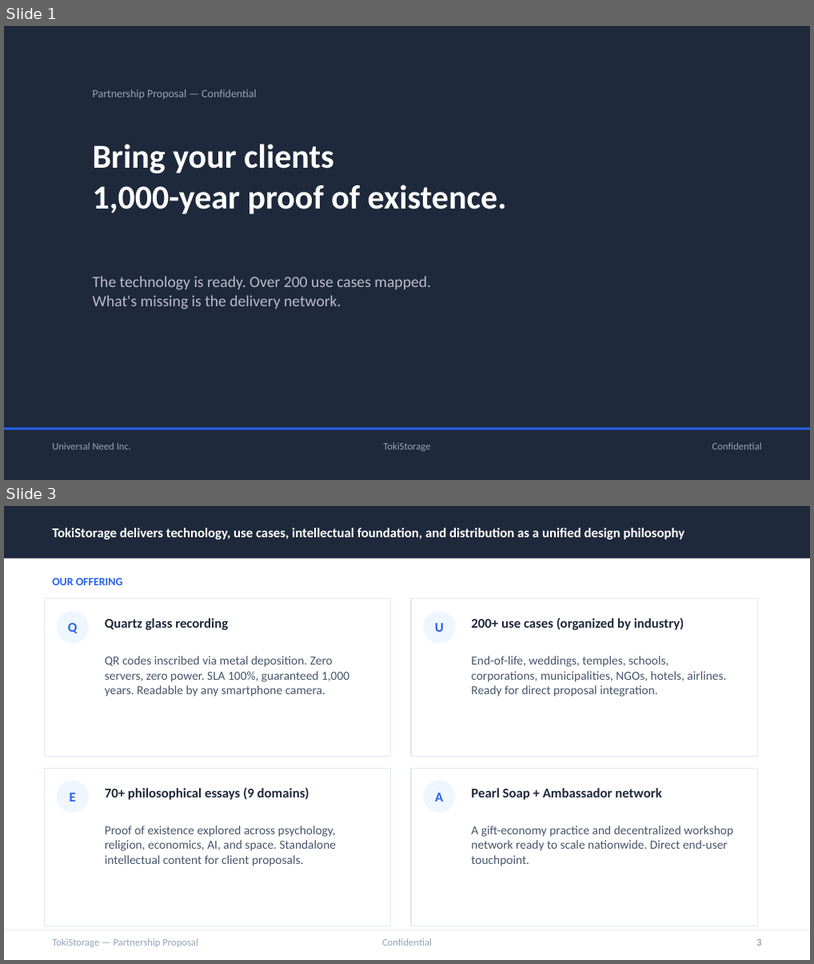
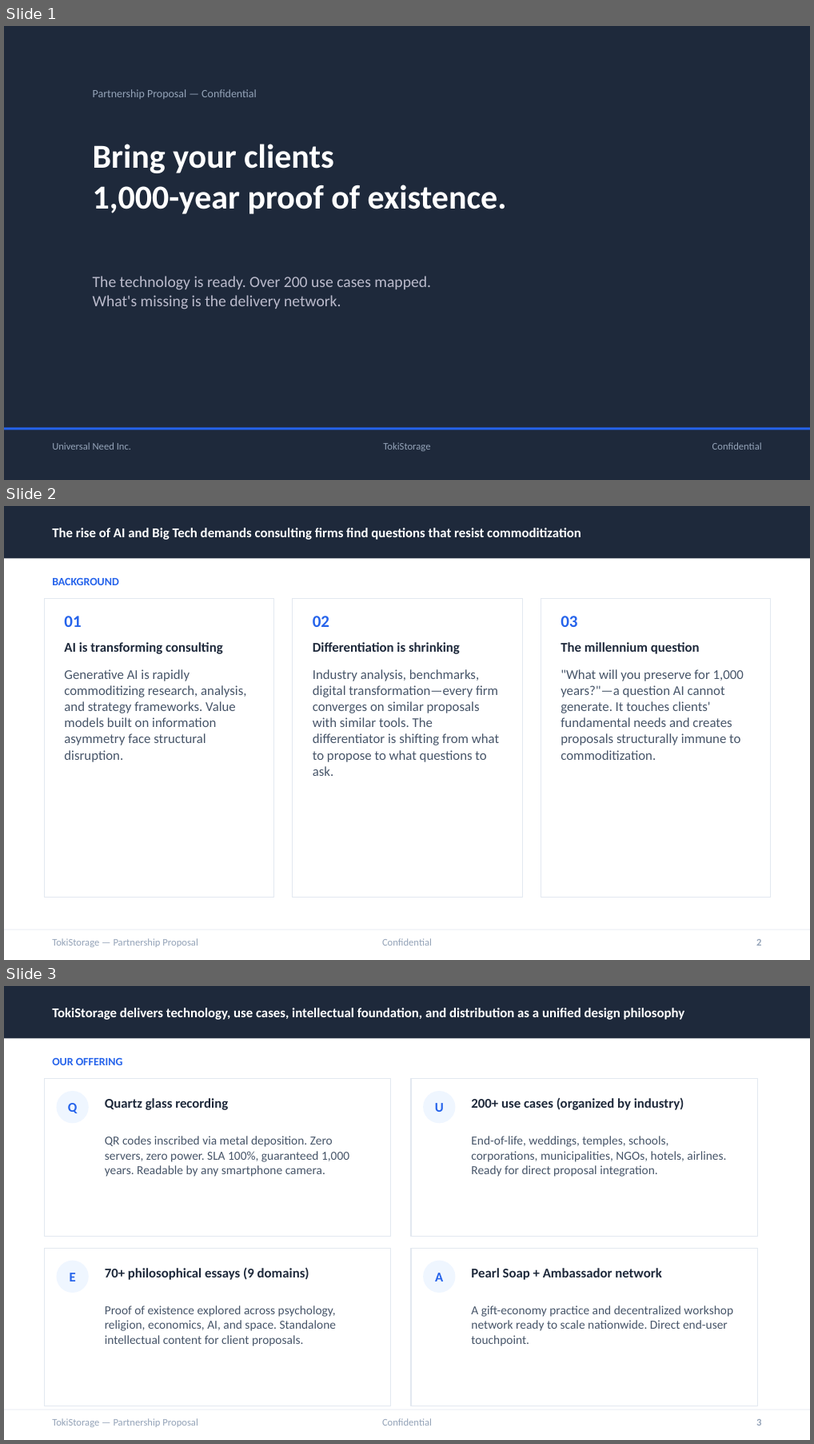
Before and after one commit to timeless-residents/pearlmemorial, a slide deck: toki/tokistorage-partnership-deck-en.pptx. Shown one above the other, each under a label of ours: slides 1 and 3 before the commit, slides 1, 2 and 3 after it; the slides between them are not shown. The pictures are 814x964 and 814x1444 pixels, drawn with LibreOffice and Linux fonts; fonts in the diff are those of the drawing. Boxes give left, top, right and bottom in pixels: in the first picture for what was removed or moved away, otherwise in the second. Text is boxed around its words. In the diff, an @@ line names an element or a change of style, - is before the commit and + after.

```diff
--- a/toki/tokistorage-partnership-deck-en.pptx
+++ b/toki/tokistorage-partnership-deck-en.pptx
@@ slide 2 added at box(4, 506, 810, 960), background #FFFFFF @@
@@ rectangle added at box(4, 506, 810, 559), fill #1E293B @@
@@ text added at box(52, 528, 582, 540), 12 pt, text #FFFFFF, bold @@
+The rise of AI and Big Tech demands consulting firms find questions that resist commoditization
@@ rectangle added at box(44, 599, 274, 897), fill #FFFFFF, outline #E2E8F0 0.75 pt @@
@@ text added at box(52, 578, 119, 585), 10 pt, text #2563EB, bold @@
+BACKGROUND
@@ rectangle added at box(293, 599, 522, 897), fill #FFFFFF, outline #E2E8F0 0.75 pt @@
@@ rectangle added at box(541, 599, 771, 897), fill #FFFFFF, outline #E2E8F0 0.75 pt @@
@@ text added at box(64, 616, 81, 627), 15 pt, text #2563EB, bold @@
+01
@@ text added at box(313, 616, 330, 627), 15 pt, text #2563EB, bold @@
+02
@@ text added at box(561, 616, 578, 627), 15 pt, text #2563EB, bold @@
+03
@@ text added at box(64, 642, 223, 654), 12 pt, text #1E293B, bold @@
+AI is transforming consulting
@@ text added at box(313, 642, 460, 654), 12 pt, text #1E293B, bold @@
+Differentiation is shrinking
@@ text added at box(561, 642, 700, 654), 12 pt, text #1E293B, bold @@
+The millennium question
@@ text added at box(64, 669, 246, 762), 12 pt, text #475569 @@
+Generative AI is rapidly commoditizing research, analysis, and strategy frameworks. Value models built on information asymmetry face structural disruption.
@@ text added at box(313, 669, 499, 776), 12 pt, text #475569 @@
+Industry analysis, benchmarks, digital transformation—every firm converges on similar proposals with similar tools. The differentiator is shifting from what to propose to what questions to ask.
@@ text added at box(561, 669, 744, 760), 12 pt, text #475569 @@
+"What will you preserve for 1,000 years?"—a question AI cannot generate. It touches clients' fundamental needs and creates proposals structurally immune to commoditization.
@@ rectangle added at box(4, 929, 810, 930), fill #E2E8F0 @@
@@ text added at box(52, 938, 198, 947), 9 pt, text #94A3B8 @@
+TokiStorage — Partnership Proposal
@@ text added at box(382, 938, 432, 945), 9 pt, text #94A3B8 @@
+Confidential
@@ text added at box(757, 939, 762, 945), 9 pt, text #94A3B8, bold @@
+2
```
Also in this commit, not shown: 1 slide changed, 2 other slides added, 2 slides removed, 4 other files.
